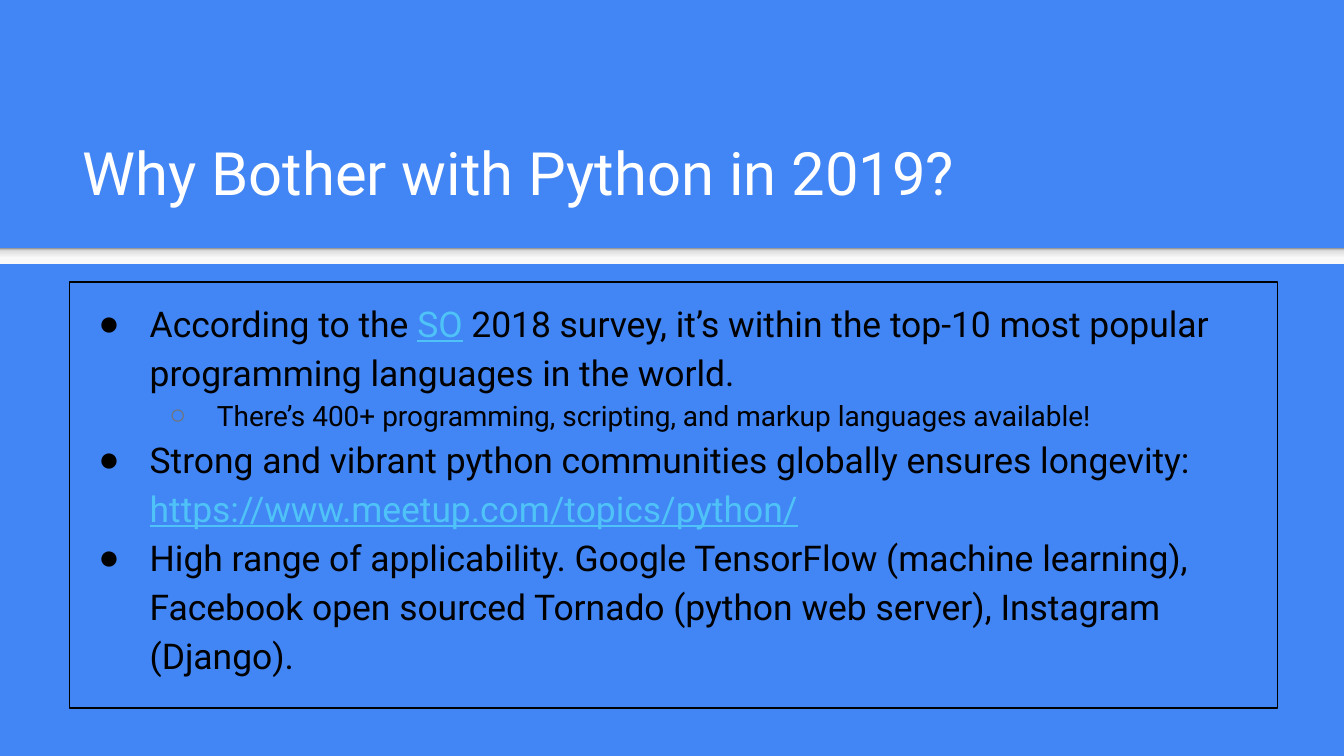
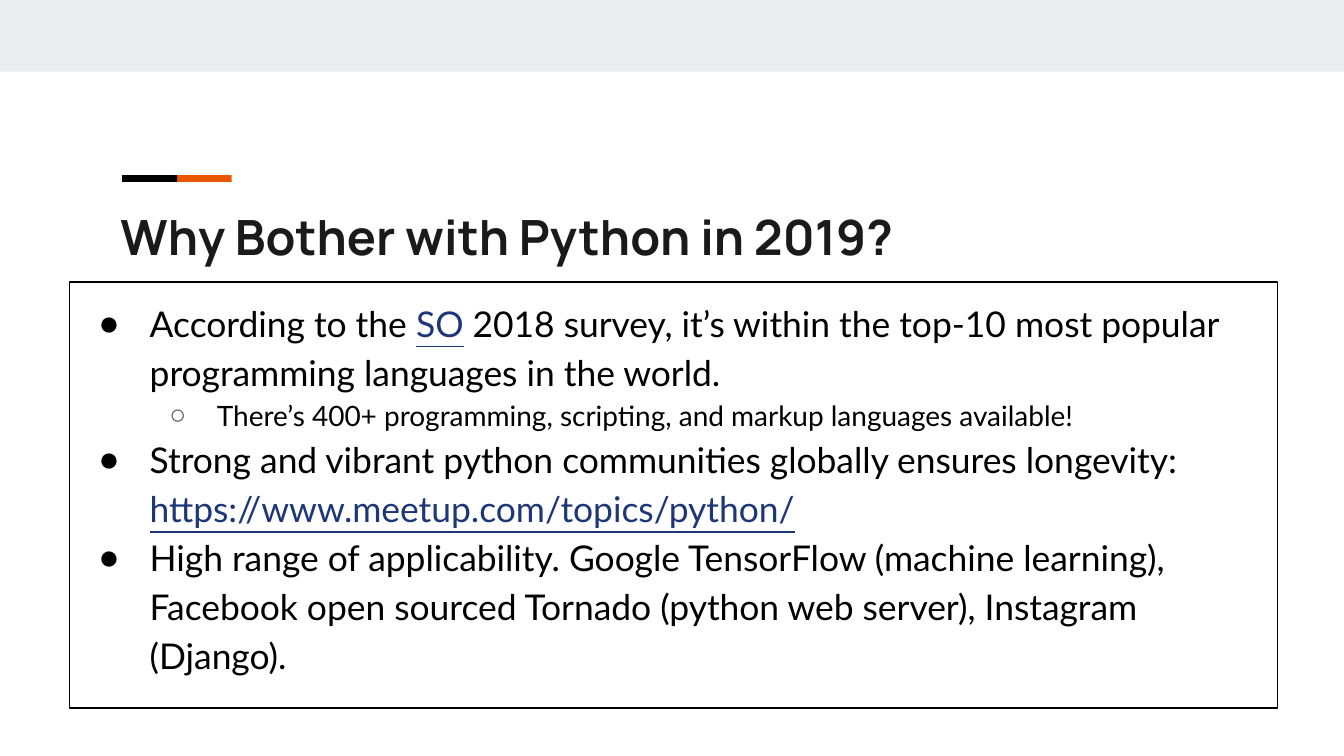
Before and after one commit to gazelle74/python-learning, a slide deck: slide 7 of Learn Python in 45 Minutes Supplement.pptx. Drawn at 1344x756 pixels with LibreOffice and Linux fonts; fonts in the diff are those of the drawing. Boxes give left, top, right and bottom in pixels: in the first picture for what was removed or moved away, otherwise in the second. Text is boxed around its words. In the diff, an @@ line names an element or a change of style, - is before the commit and + after.

```diff
--- a/Learn Python in 45 Minutes Supplement.pptx
+++ b/Learn Python in 45 Minutes Supplement.pptx
@@ background #4285F4 to #FFFFFF @@
@@ rectangle added at [0, 0, 1344, 71], fill #E9EDEE @@
@@ rectangle added at [122, 175, 177, 181], fill #000000 @@
@@ rectangle added at [176, 175, 231, 181], fill #EB5600 @@
@@ text "Why Bother with Python in ...": place and size @@
-text "Why Bother with Python in ..." at [83, 150, 953, 208]
+text "Why Bother with Python in ..." at [120, 219, 893, 267]
@@ text "Why Bother with Python in ..." at [120, 219, 893, 267]: size 32 to 26 pt, font Roboto to Manrope, text colour #FFFFFF to #1A1A1A, bold on; vertical alignment bottom to top @@
@@ rectangle removed at [0, 247, 1344, 263] @@
@@ rectangle "According to the SO 2018 ..." at [70, 282, 1278, 708]: font Roboto to Lato; text colour #4FC3F7 to #1C3678 in "SO", "https://www.meetup.com/topics/python/"; bullet colour #737373 to #595959 @@
```
Also in this commit, not shown: 13 other slides changed.
